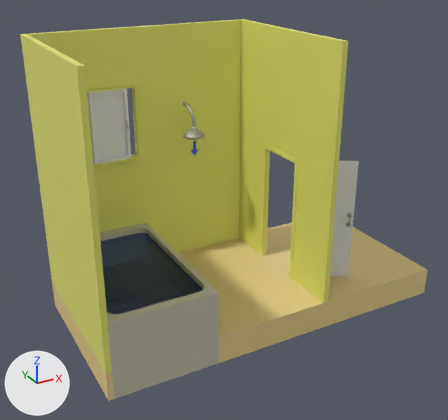
The glTF model Bathroom.glb as it was, and as the next commit left it.
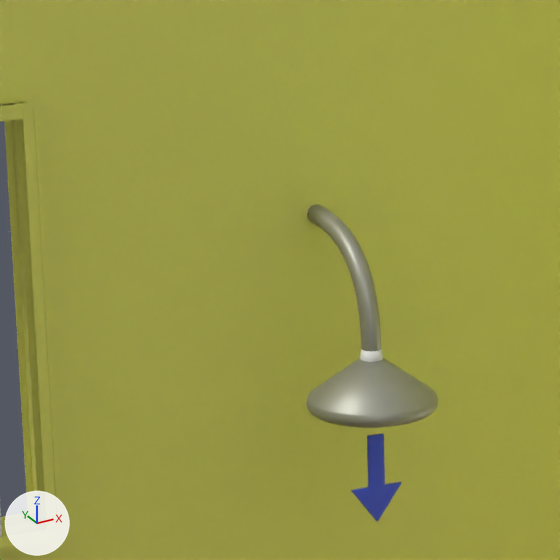
The first picture shows the older version from a 50 mm camera at (-3.65, -7.92, 5.25) aimed at (0.69, -0.02, 1.29). The close-ups show both versions on the part from 29% to 50% of the width and 16% to 39% of the height of that picture. Every picture has the same lights, and +X, +Y and +Z are marked at lower left. Where no turn or scale is listed for an object, it has been applied to the vertices.

The first close-up shows 'Cube.001', 'WindowFrame', 'シャワー', 'シャワーヘッド'.
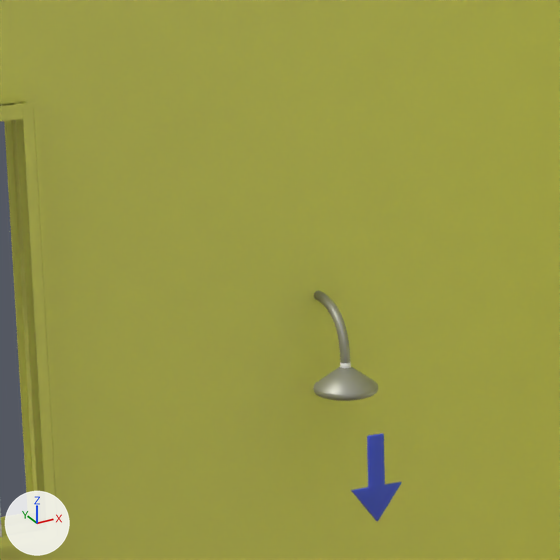
Pixel boxes (x1, y1, x2, y2) of what changed, in the close-ups (560 x 560 px):
'シャワーヘッド', moved, rescaled (50% narrower, 50% shorter): before (306, 204, 438, 428); after (313, 290, 378, 401)

The change, as a diff of the scene's bpy script:
```diff
--- a/Bathroom.glb.py
+++ b/Bathroom.glb.py
@@ ob_シャワーヘッド @@
 ob_シャワーヘッド = bpy.data.objects.new('シャワーヘッド', me_円錐)
-ob_シャワーヘッド.location = (0.66, 0.944, 2.261)
+ob_シャワーヘッド.location = (0.66, 1.112, 2.261)
 ob_シャワーヘッド.rotation_euler = (0.0, 0.0, -3.142)  # degrees (0, 0, -180)
+ob_シャワーヘッド.scale = (0.5, 0.5, 0.5)
```
